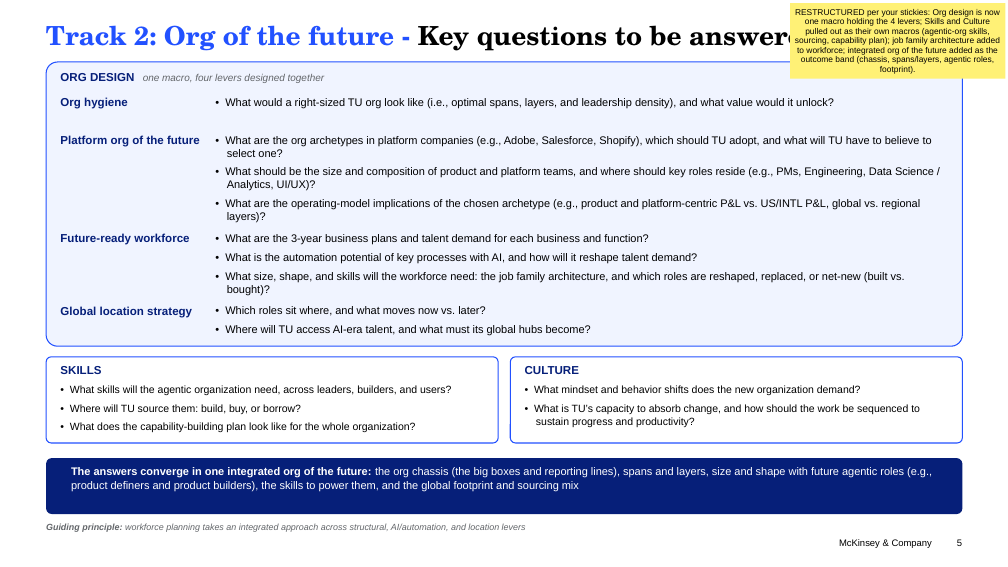
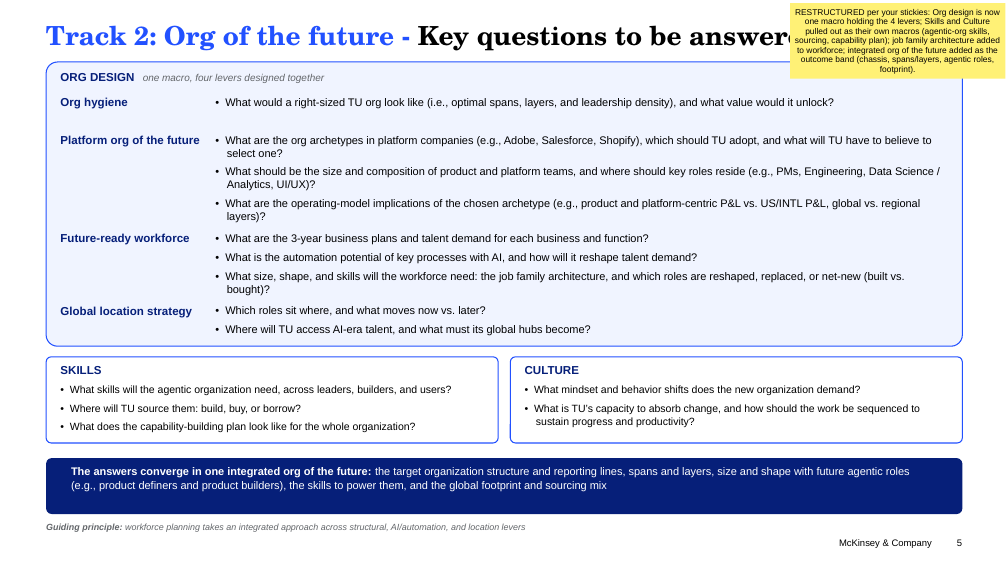
Before and after one commit to parthb102/Repo, a slide deck: slide 5 of proposal/2026_07_23_TU_AI_domain_prioritization_and_org_blueprint_vF.pptx. Drawn at 1008x567 pixels with LibreOffice and Linux fonts; fonts in the diff are those of the drawing. Boxes give left, top, right and bottom in pixels: in the first picture for what was removed or moved away, otherwise in the second. Text is boxed around its words. In the diff, an @@ line names an element or a change of style, - is before the commit and + after.

```diff
--- a/proposal/2026_07_23_TU_AI_domain_prioritization_and_org_blueprint_vF.pptx
+++ b/proposal/2026_07_23_TU_AI_domain_prioritization_and_org_blueprint_vF.pptx
@@ text at (71,467,910,492): text changed @@
-The answers converge in one integrated org of the future: the org chassis (the big boxes and reporting lines), spans and layers, size and shape with future agentic roles (e.g., product definers and product builders), the skills to power them, and the global footprint and sourcing mix
+The answers converge in one integrated org of the future: the target organization structure and reporting lines, spans and layers, size and shape with future agentic roles (e.g., product definers and product builders), the skills to power them, and the global footprint and sourcing mix
```
Also in this commit, not shown: 3 other slides changed.
